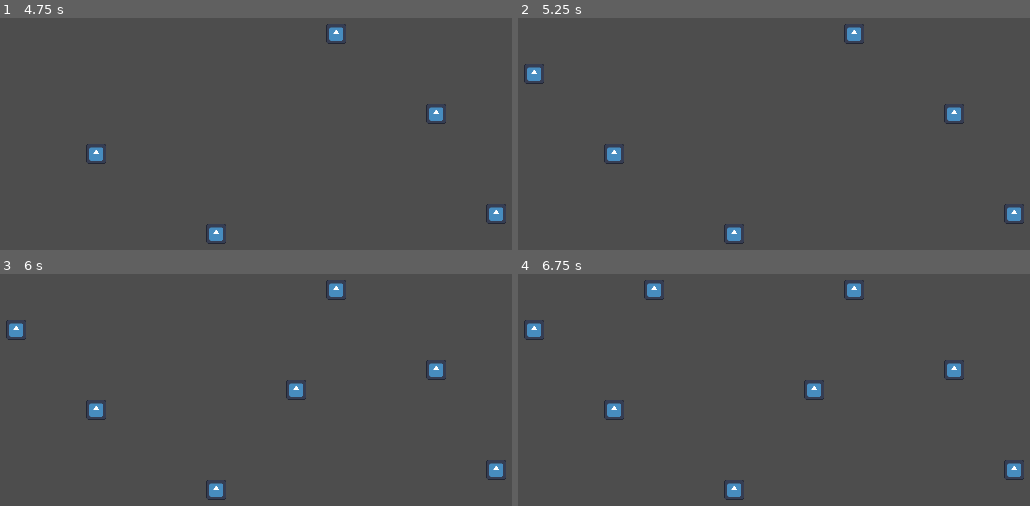
Above: before the commit, frames 1-4 (two rows, left to right).
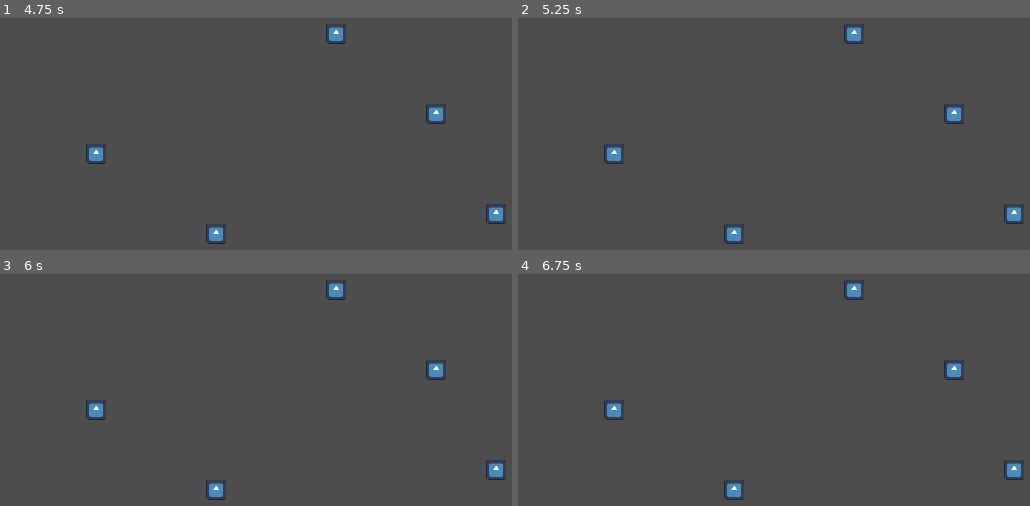
Above: after the commit, the same moments.

Repository: Cax36940/WonderJamDogot
Game: Godot game, scene res://main.tscn
Two runs of this game, one before a commit and one after it. Both use one fixed random seed, a clock stepped at 60 frames per second and the inputs below. The engine's default icon, where the game draws it, is replaced by a stand-in: a white triangle on a blue panel in a dark square.
Inputs (mouse positions are in pixels of both pictures, inside the frame that each line leads up to):
- Up to frame 1 (4.75 s): click "Commencer" at 0.5 s; tap Enter at 1.25, 2.75, 4.25 s; move the mouse to (435, 117) at 1.27 s; press the mouse at (435, 117) at 1.28 s; tap Space at 2, 3.5 s; move the mouse to (102, 161) at 2.02 s; release the mouse at (102, 161) at 2.03 s; click (102, 161) at 2.1 s; move the mouse to (337, 41) at 2.77 s; press the mouse at (337, 41) at 2.78 s; move the mouse to (220, 229) at 3.52 s; release the mouse at (220, 229) at 3.53 s; click (220, 229) at 3.6 s; move the mouse to (501, 208) at 4.27 s; press the mouse at (501, 208) at 4.28 s
- Up to frame 2 (5.25 s): right-click (1019, 208) at 4.9 s; tap Space at 5 s; move the mouse to (538, 71) at 5.02 s; release the mouse at (538, 71) at 5.03 s; click (538, 71) at 5.1 s
- Up to frame 3 (6 s): move the mouse to (302, 396) at 5.77 s; press the mouse at (302, 396) at 5.78 s
- Up to frame 4 (6.75 s): move the mouse to (656, 283) at 6.52 s; release the mouse at (656, 283) at 6.53 s; click (656, 283) at 6.6 s

Frame 1 is identical in both runs. In frame 2, 0.2% of the frame differs, in the area x 1-6%, y 19-29%; in frame 3, 0.4%; in frame 4, 0.6%, in the area x 1-60%, y 2-55%.

Commit message:
Add mouse cancel and spawning multiple actors

Diff:
--- a/project.godot
+++ b/project.godot
@@ -28,3 +28,8 @@
 "events": [Object(InputEventMouseButton,"resource_local_to_scene":false,"resource_name":"","device":-1,"window_id":0,"a …(256 unchanged characters)…
 ]
 }
+mouse_cancel={
+"deadzone": 0.5,
+"events": [Object(InputEventMouseButton,"resource_local_to_scene":false,"resource_name":"","device":-1,"window_id":0,"alt_pressed":false,"shift_pressed":false,"ctrl_pressed":false,"meta_pressed":false,"button_mask":2,"position":Vector2(328, 25),"global_position":Vector2(337, 71),"factor":1.0,"button_index":2,"canceled":false,"pressed":true,"double_click":false,"script":null)
+]
+}
--- a/world.gd
+++ b/world.gd
@@ -29,12 +29,14 @@
 		if mouse_object_container.get_child_count() > 0:
 			mouse_object_container.get_child(0).position = align_on_grid(get_global_mouse_position())
 			mouse_object_container.visible = is_pos_free(get_global_mouse_position())
+			if Input.is_action_pressed("mouse_click"):
+				spawn_object_at_pos(get_global_mouse_position())
+	if Input.is_action_just_pressed("mouse_click"):
+		spawn_object_at_pos(get_global_mouse_position())
 
-	if Input.is_action_just_pressed("mouse_click"):
-		if mouse_object_container.get_child_count() > 0 and is_pos_free(get_global_mouse_position()):
-			var instance : GridObject = mouse_object_container.get_child(0).duplicate()
-			instance.modulate.a = 1.0
-			grid_object_container.add_child(instance)
+	if Input.is_action_just_pressed("mouse_cancel"):
+		if mouse_object_container.get_child_count() > 0:
+			mouse_object_container.get_child(0).queue_free()
 
 
 func align_on_grid(pos : Vector2) :
@@ -57,5 +59,10 @@
 		var max_y = child.position.y + child.height * GRID_HALF_CELL_SIZE
 		if min_x <= pos.x and pos.x < max_x and min_y <= pos.y and pos.y < max_y :
 			return false
+	return true
 
-	return true
+func spawn_object_at_pos(pos : Vector2):
+	if mouse_object_container.get_child_count() > 0 and is_pos_free(pos):
+		var instance : GridObject = mouse_object_container.get_child(0).duplicate()
+		instance.modulate.a = 1.0
+		grid_object_container.add_child(instance)
